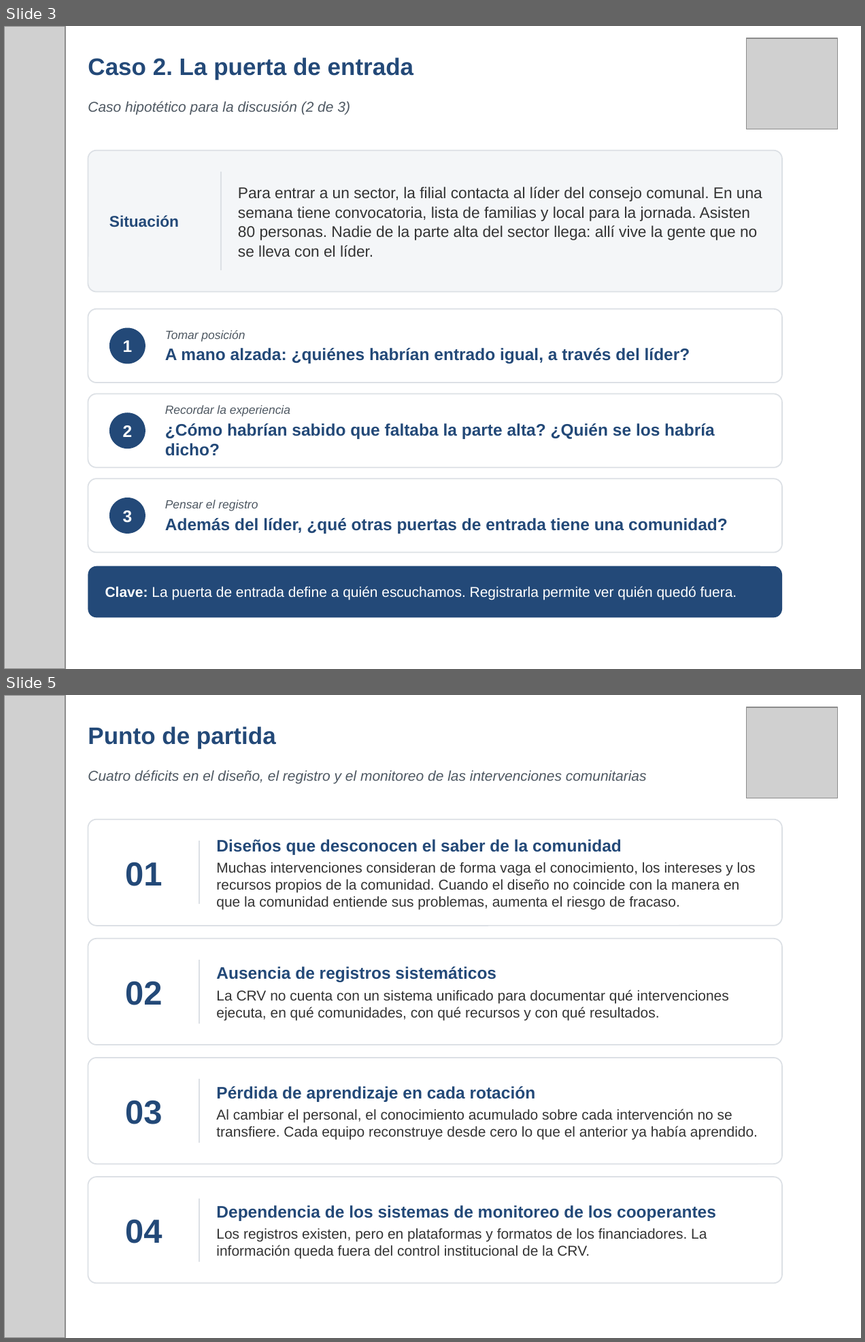
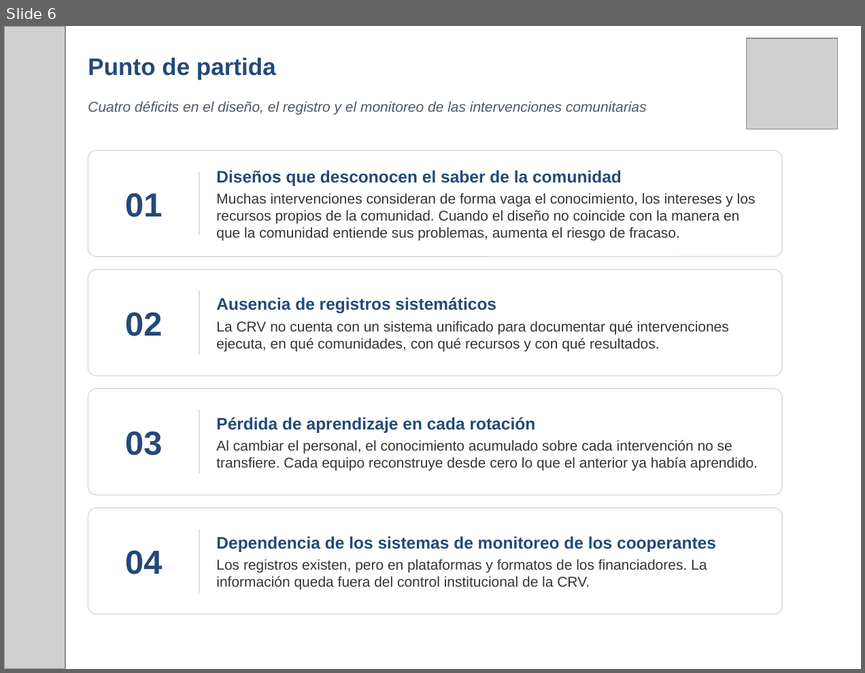
Before and after one commit to fmblancop/Hoja-de-Ruta-CRV, a slide deck: Hoja_de_Ruta_CRV_presentacion.pptx. Shown one above the other, each under a label of ours: slides 3 and 5 before the commit, slide 6 after it; the slides between them are not shown. The pictures are 865x1342 and 865x673 pixels, drawn with LibreOffice and Linux fonts; fonts in the diff are those of the drawing; grey boxes stand for pictures. Boxes give left, top, right and bottom in pixels: in the first picture for what was removed or moved away, otherwise in the second. Text is boxed around its words. In the diff, an @@ line names an element or a change of style, - is before the commit and + after.

```diff
--- a/Hoja_de_Ruta_CRV_presentacion.pptx
+++ b/Hoja_de_Ruta_CRV_presentacion.pptx
@@ slide 3 removed at (x1=4, y1=26, x2=861, y2=669), background #FFFFFF @@
@@ picture removed at (x1=4, y1=26, x2=65, y2=669) @@
@@ picture removed at (x1=746, y1=38, x2=837, y2=129) @@
@@ text removed at (x1=88, y1=57, x2=414, y2=80) @@
-Caso 2. La puerta de entrada
@@ text removed at (x1=88, y1=101, x2=350, y2=115) @@
-Caso hipotético para la discusión (2 de 3)
@@ rounded rectangle removed at (x1=88, y1=150, x2=782, y2=292) @@
@@ line removed from (221, 172) to (221, 270) @@
@@ text removed at (x1=238, y1=186, x2=762, y2=257) @@
-Para entrar a un sector, la filial contacta al líder del consejo comunal. En una semana tiene convocatoria, lista de familias y local para la jornada. Asisten 80 personas. Nadie de la parte alta del sector llega: allí vive la gente que no se lleva con el líder.
@@ text removed at (x1=109, y1=215, x2=179, y2=227) @@
-Situación
@@ rounded rectangle removed at (x1=88, y1=309, x2=782, y2=382) @@
@@ ellipse removed at (x1=109, y1=328, x2=145, y2=363) @@
-1
@@ text removed at (x1=165, y1=330, x2=690, y2=363) @@
-Tomar posición
-A mano alzada: ¿quiénes habrían entrado igual, a través del líder?
@@ rounded rectangle removed at (x1=88, y1=394, x2=782, y2=467) @@
@@ ellipse removed at (x1=109, y1=412, x2=145, y2=448) @@
-2
@@ text removed at (x1=165, y1=405, x2=715, y2=456) @@
-Recordar la experiencia
-¿Cómo habrían sabido que faltaba la parte alta? ¿Quién se los habría dicho?
@@ rounded rectangle removed at (x1=88, y1=478, x2=782, y2=552) @@
@@ ellipse removed at (x1=109, y1=497, x2=145, y2=533) @@
-3
@@ text removed at (x1=165, y1=499, x2=728, y2=533) @@
-Pensar el registro
-Además del líder, ¿qué otras puertas de entrada tiene una comunidad?
@@ rounded rectangle removed at (x1=88, y1=566, x2=782, y2=617) @@
@@ text removed at (x1=105, y1=586, x2=737, y2=600) @@
-Clave: La puerta de entrada define a quién escuchamos. Registrarla permite ver quién quedó fuera.
@@ what was slide 5 is now slide 6 @@
```
Also in this commit, not shown: 3 slides changed, 4 slides added, 2 other slides removed.
